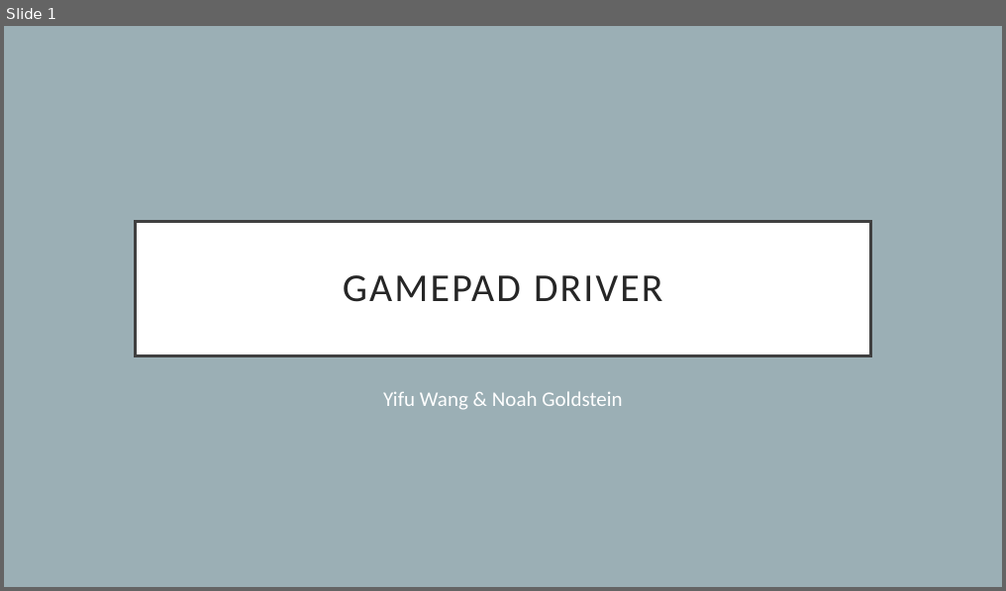
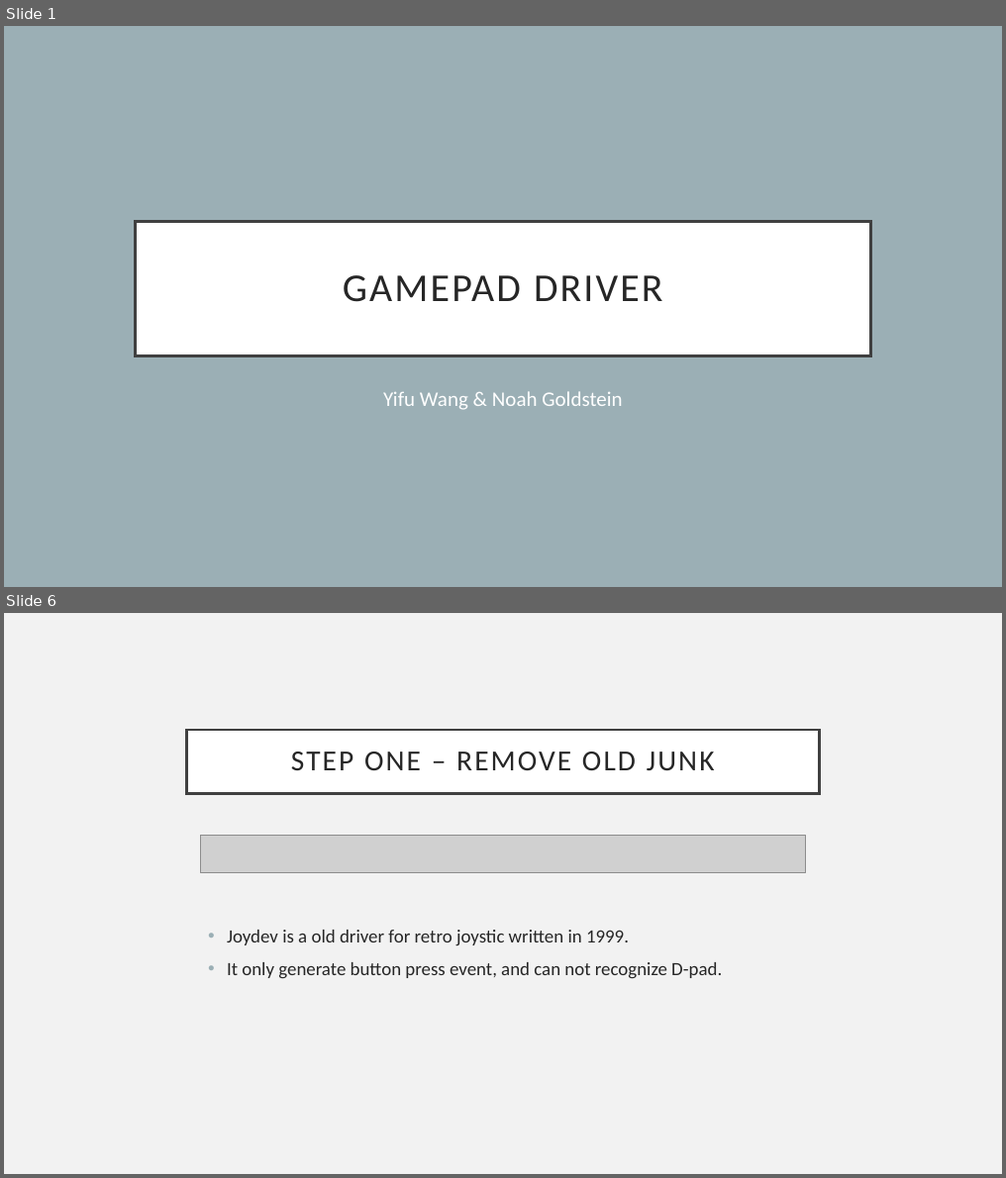
Before and after one commit to Luna1996/Joystick, a slide deck: present.pptx. Shown one above the other, each under a label of ours: slide 1 before the commit, slides 1 and 6 after it; the slides between them are not shown. The pictures are 1006x591 and 1006x1178 pixels, drawn with LibreOffice and Linux fonts; fonts in the diff are those of the drawing; grey boxes stand for pictures. Boxes give left, top, right and bottom in pixels: in the first picture for what was removed or moved away, otherwise in the second. Text is boxed around its words. In the diff, an @@ line names an element or a change of style, - is before the commit and + after.

```diff
--- a/present.pptx
+++ b/present.pptx
@@ slide 6 added at bbox=[4, 613, 1002, 1174], background #F2F2F2 @@
@@ title added at bbox=[187, 730, 819, 793], fill #FFFFFF, outline #404040 2.5 pt, 28 pt, text #262626 @@
+STEP ONE – REMOVE OLD JUNK
@@ picture added at bbox=[201, 836, 806, 872] @@
@@ text added at bbox=[227, 930, 722, 979], 18 pt, text #262626 @@
+• Joydev is a old driver for retro joystic written in 1999.
+• It only generate button press event, and can not recognize D-pad.
```
Also in this commit, not shown: 2 slides changed, 9 other slides added, 2 slides removed, 1 other file.
